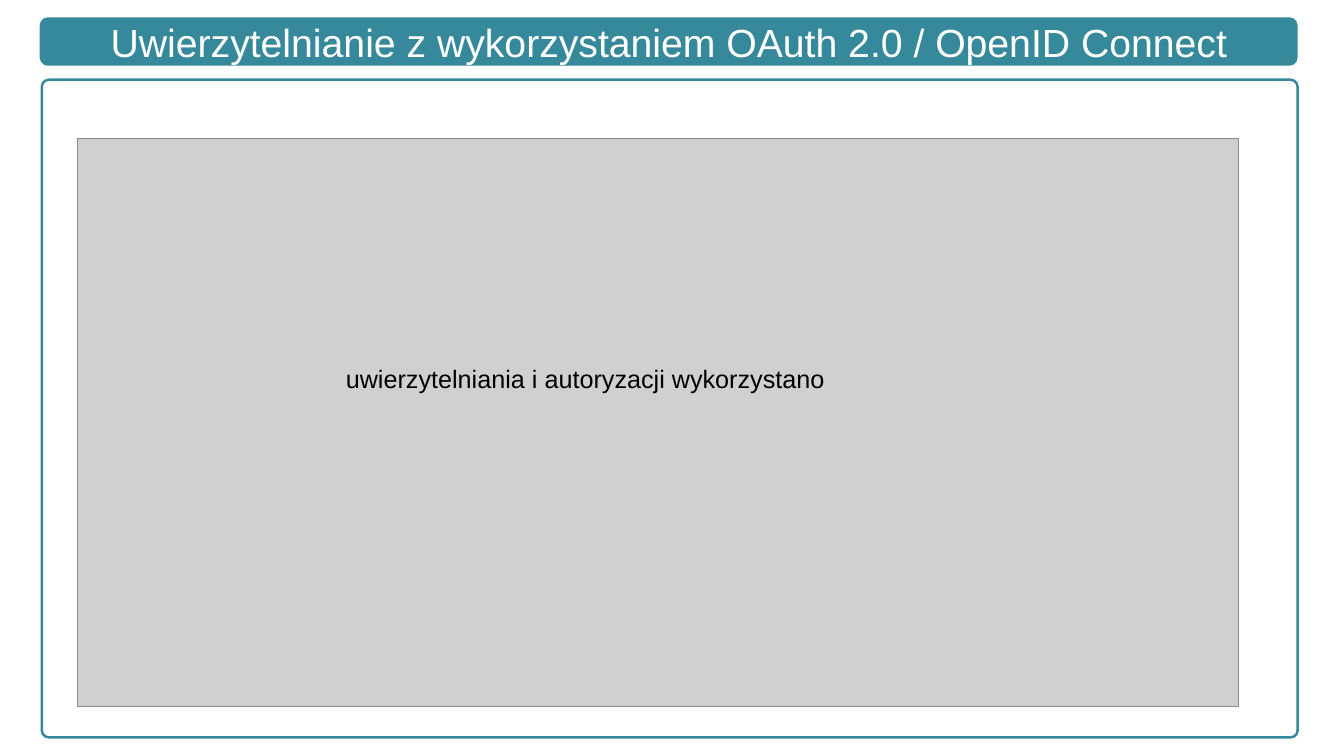
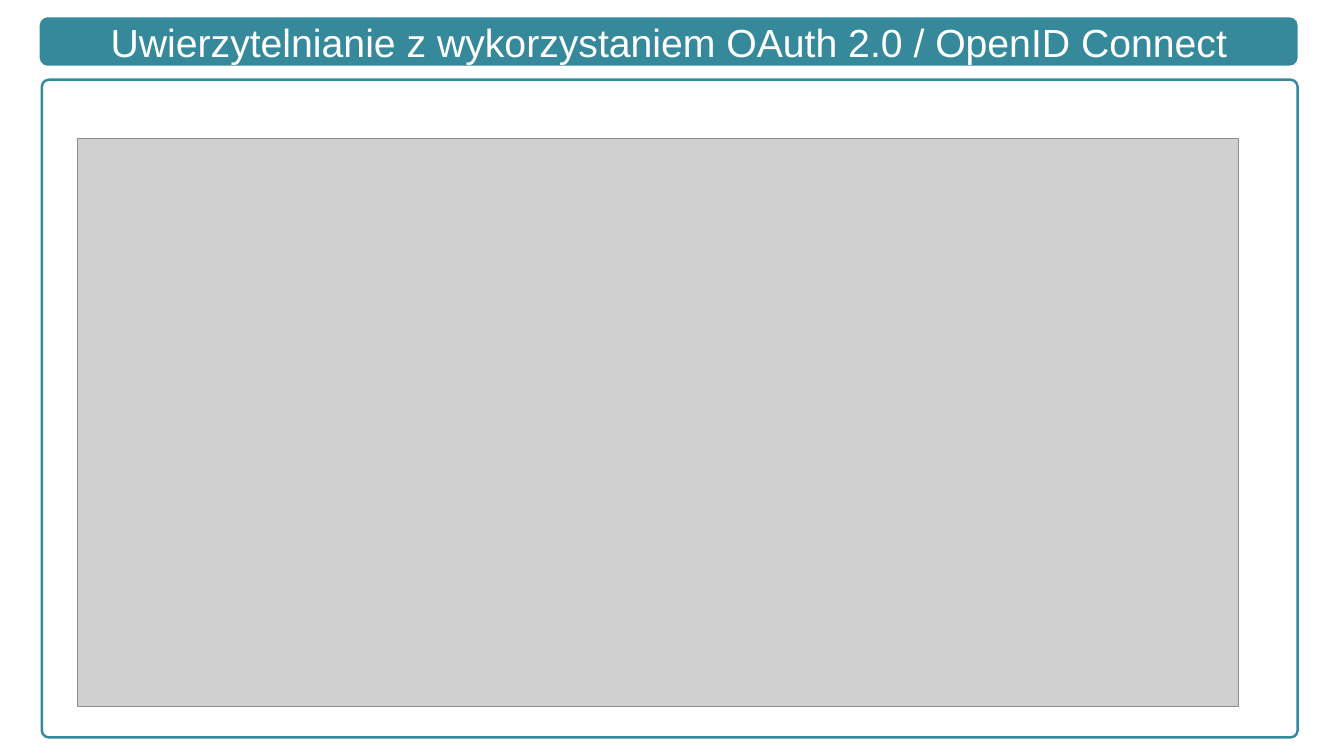
Before and after one commit to lukaszse/praca-dyplomowa, a slide deck: slide 4 of Obrona/Prezentacja.pptx. Drawn at 1344x756 pixels with LibreOffice and Linux fonts; fonts in the diff are those of the drawing; grey boxes stand for pictures. Boxes give left, top, right and bottom in pixels: in the first picture for what was removed or moved away, otherwise in the second. Text is boxed around its words. In the diff, an @@ line names an element or a change of style, - is before the commit and + after.

```diff
--- a/Obrona/Prezentacja.pptx
+++ b/Obrona/Prezentacja.pptx
@@ text removed at box(346, 369, 825, 393) @@
-uwierzytelniania i autoryzacji wykorzystano
```
Also in this commit, not shown: 4 other slides changed.
